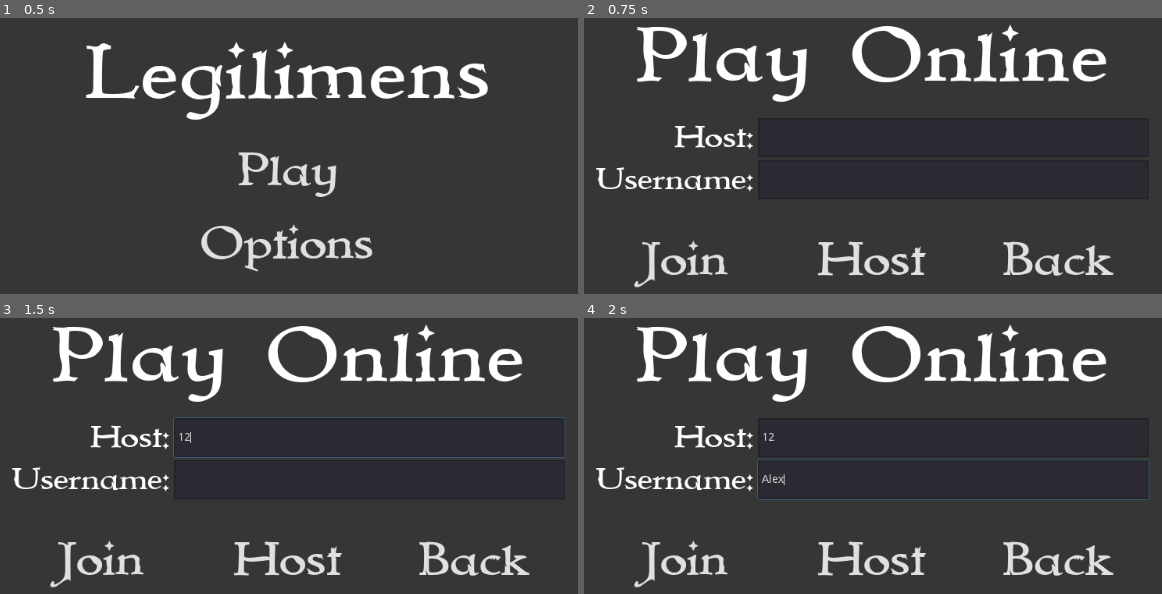
Above: before the commit, frames 1-4 (two rows, left to right).
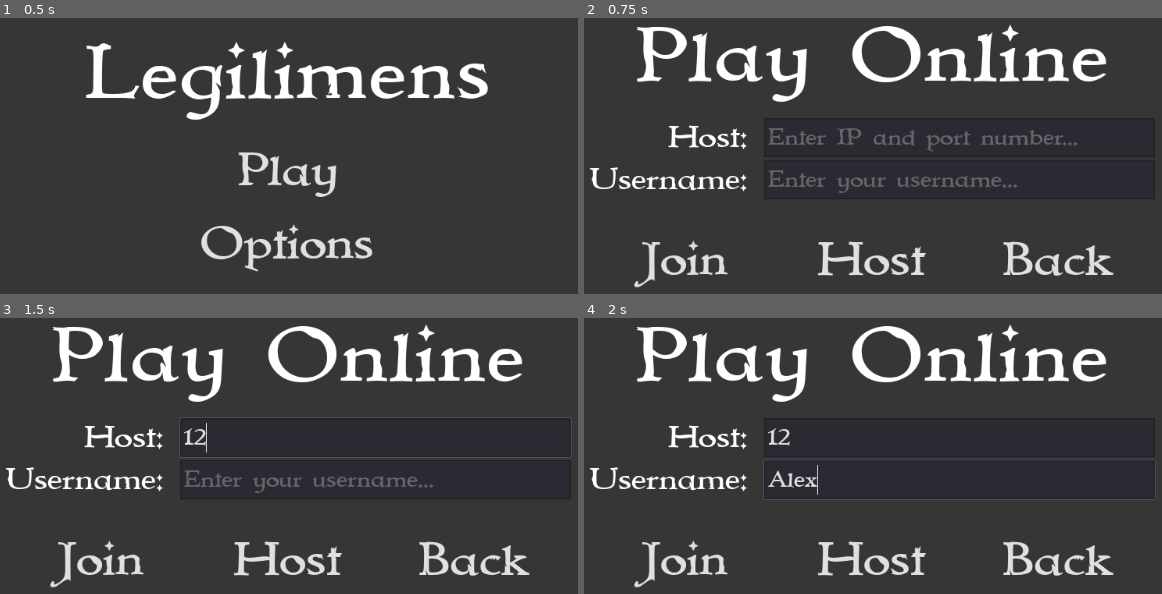
Above: after the commit, the same moments.

Repository: jackson-waschura/legilimens
Game: Godot game, scene res://Scenes/TitleScene.tscn
Two runs of this game, one before a commit and one after it. Both use one fixed random seed, a clock stepped at 60 frames per second and the inputs below.
Inputs (mouse positions are in pixels of both pictures, inside the frame that each line leads up to):
- Up to frame 1 (0.5 s): no input
- Up to frame 2 (0.75 s): click "Play" at 0.5 s
- Up to frame 3 (1.5 s): click (369, 436) at 1.27 s; type "12" at 1.35 s
- Up to frame 4 (2 s): click (953, 480) at 1.5 s; type "Alex" at 1.58 s

Frame 1 is identical in both runs. In frame 2, 3.3% of the frame differs, in the area x 1-86%, y 38-64%; in frame 3, 2.7%; in frame 4, 2.2%.

Commit message:
Minor tweaks to lobby lineEdit visuals

Diff:
--- /dev/null
+++ b/Fonts/immortal/textEntryFontRes30.tres
@@ -0,0 +1,7 @@
+[gd_resource type="DynamicFont" load_steps=2 format=2]
+
+[ext_resource path="res://Fonts/immortal/IMMORTAL.ttf" type="DynamicFontData" id=1]
+
+[resource]
+size = 30
+font_data = ExtResource( 1 )
--- a/Scenes/LobbyScene.tscn
+++ b/Scenes/LobbyScene.tscn
@@ -1,9 +1,10 @@
-[gd_scene load_steps=5 format=2]
+[gd_scene load_steps=6 format=2]
 
 [ext_resource path="res://Fonts/immortal/titleFontRes.tres" type="DynamicFont" id=1]
 [ext_resource path="res://Fonts/immortal/buttonFontRes60.tres" type="DynamicFont" id=2]
 [ext_resource path="res://Fonts/immortal/labelFontRes40.tres" type="DynamicFont" id=3]
 [ext_resource path="res://Scenes/LobbyScene.gd" type="Script" id=4]
+[ext_resource path="res://Fonts/immortal/textEntryFontRes30.tres" type="DynamicFont" id=5]
 
 [node name="Control" type="Control"]
 anchor_right = 1.0
@@ -41,8 +42,8 @@
 alignment = 1
 
 [node name="HostLabel" type="Label" parent="VBoxContainer/HBoxContainer"]
-margin_left = 157.0
-margin_right = 362.0
+margin_left = 149.0
+margin_right = 354.0
 margin_bottom = 50.0
 rect_min_size = Vector2( 205, 0 )
 custom_fonts/font = ExtResource( 3 )
@@ -50,11 +51,21 @@
 align = 2
 valign = 1
 
+[node name="HSpacer" type="Label" parent="VBoxContainer/HBoxContainer"]
+margin_left = 358.0
+margin_right = 370.0
+margin_bottom = 50.0
+rect_min_size = Vector2( 12, 0 )
+size_flags_vertical = 3
+
 [node name="HostEdit" type="LineEdit" parent="VBoxContainer/HBoxContainer"]
-margin_left = 366.0
-margin_right = 866.0
+margin_left = 374.0
+margin_right = 874.0
 margin_bottom = 50.0
 rect_min_size = Vector2( 500, 0 )
+custom_fonts/font = ExtResource( 5 )
+placeholder_text = "Enter IP and port number..."
+placeholder_alpha = 0.33
 
 [node name="HBoxContainer3" type="HBoxContainer" parent="VBoxContainer"]
 margin_top = 317.0
@@ -63,8 +74,8 @@
 alignment = 1
 
 [node name="NameLabel" type="Label" parent="VBoxContainer/HBoxContainer3"]
-margin_left = 157.0
-margin_right = 362.0
+margin_left = 149.0
+margin_right = 354.0
 margin_bottom = 50.0
 rect_min_size = Vector2( 205, 0 )
 size_flags_vertical = 1
@@ -73,16 +84,27 @@
 align = 2
 valign = 1
 
+[node name="HSpacer" type="Label" parent="VBoxContainer/HBoxContainer3"]
+margin_left = 358.0
+margin_right = 370.0
+margin_bottom = 50.0
+rect_min_size = Vector2( 12, 0 )
+size_flags_vertical = 3
+
 [node name="NameEdit" type="LineEdit" parent="VBoxContainer/HBoxContainer3"]
-margin_left = 366.0
-margin_right = 866.0
+margin_left = 374.0
+margin_right = 874.0
 margin_bottom = 50.0
 rect_min_size = Vector2( 500, 0 )
+custom_fonts/font = ExtResource( 5 )
+max_length = 40
+placeholder_text = "Enter your username..."
+placeholder_alpha = 0.33
 
 [node name="VSpacer" type="Label" parent="VBoxContainer"]
-margin_top = 370.0
+margin_top = 371.0
 margin_right = 1024.0
-margin_bottom = 395.0
+margin_bottom = 396.0
 rect_min_size = Vector2( 0, 25 )
 
 [node name="HBoxContainer2" type="HBoxContainer" parent="VBoxContainer"]
